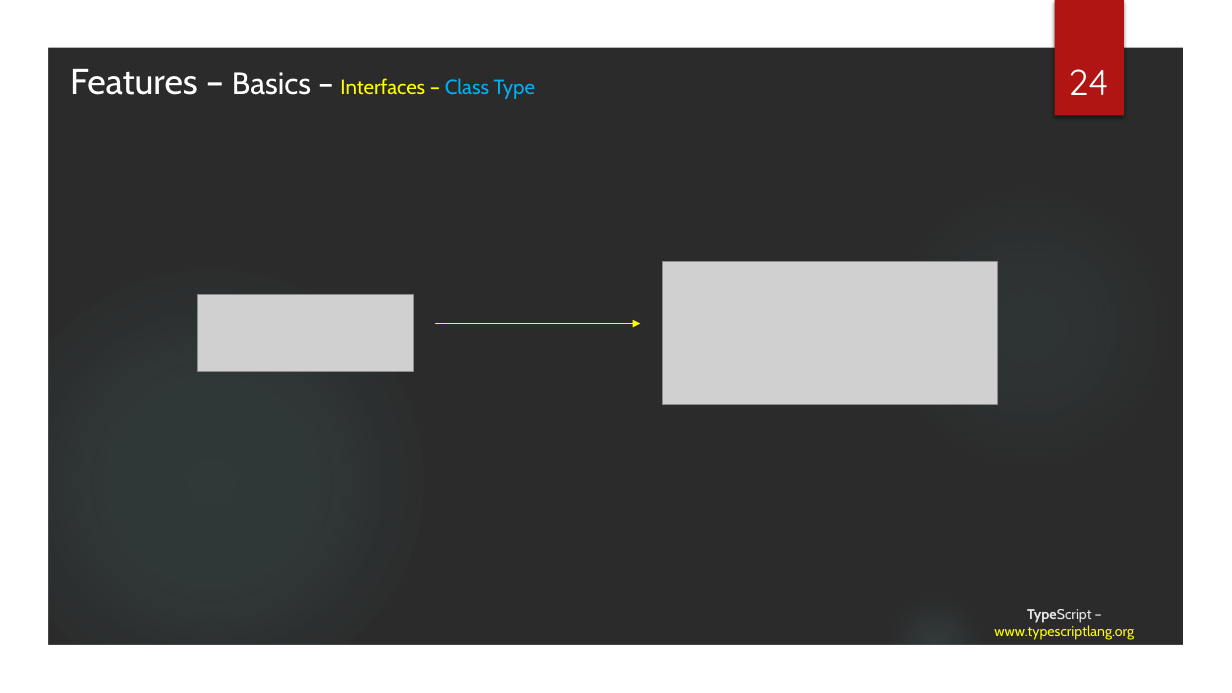
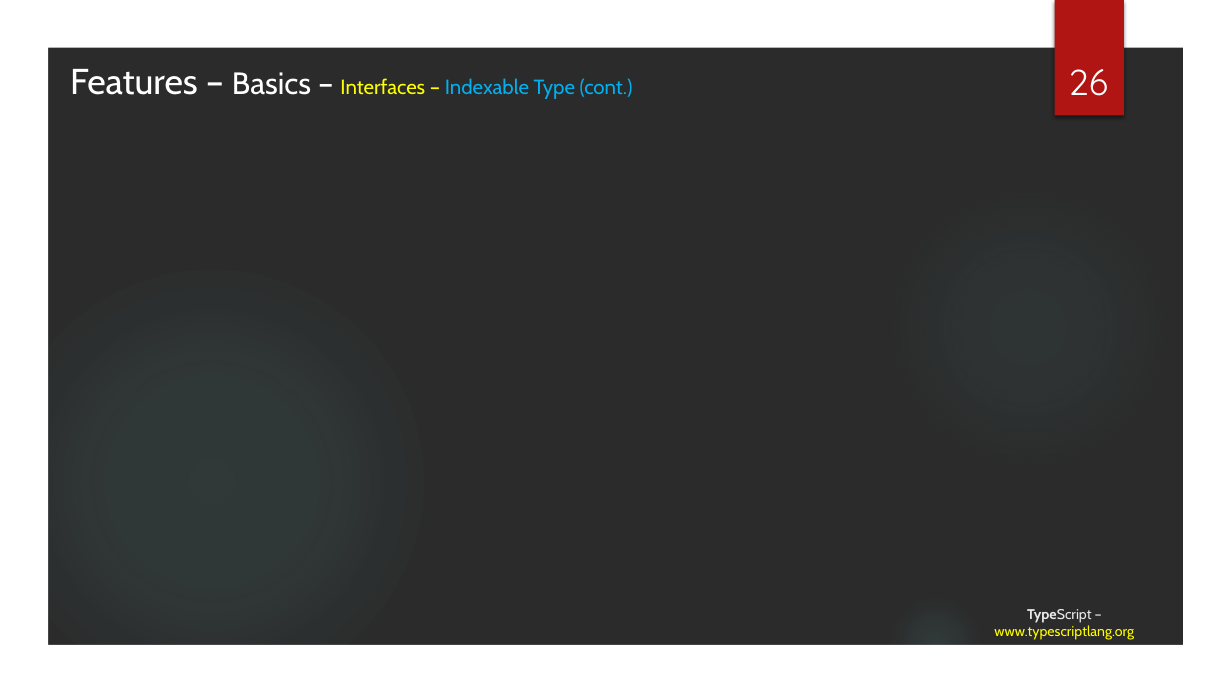
Before and after one commit to tainhx/SSFE, a slide deck: slide 26 of TypeScript.pptx (slide 24 before the commit). Drawn at 1232x693 pixels with LibreOffice and Linux fonts; fonts in the diff are those of the drawing; grey boxes stand for pictures; background and template pictures are left out; a plain dark background stands for a picture behind light text. Boxes give left, top, right and bottom in pixels: in the first picture for what was removed or moved away, otherwise in the second. Text is boxed around its words. In the diff, an @@ line names an element or a change of style, - is before the commit and + after.

Commit message:
Finish slides for Basics (waiting review......)

```diff
--- a/TypeScript.pptx
+++ b/TypeScript.pptx
@@ text at (70,69,633,99): text changed; text colour #FFFFFF to #00B0F0 @@
-Features – Basics – Interfaces – Class Type
+Features – Basics – Interfaces – Indexable Type (cont.)
@@ page number at (1068,69,1108,96): text changed @@
-24
+26
@@ picture removed at (663,262,997,405) @@
@@ picture removed at (198,295,413,372) @@
@@ arrow removed from (435, 323) to (640, 323) @@
```
Also in this commit, not shown: 12 other slides changed, 2 slides added, 1 slide removed.
